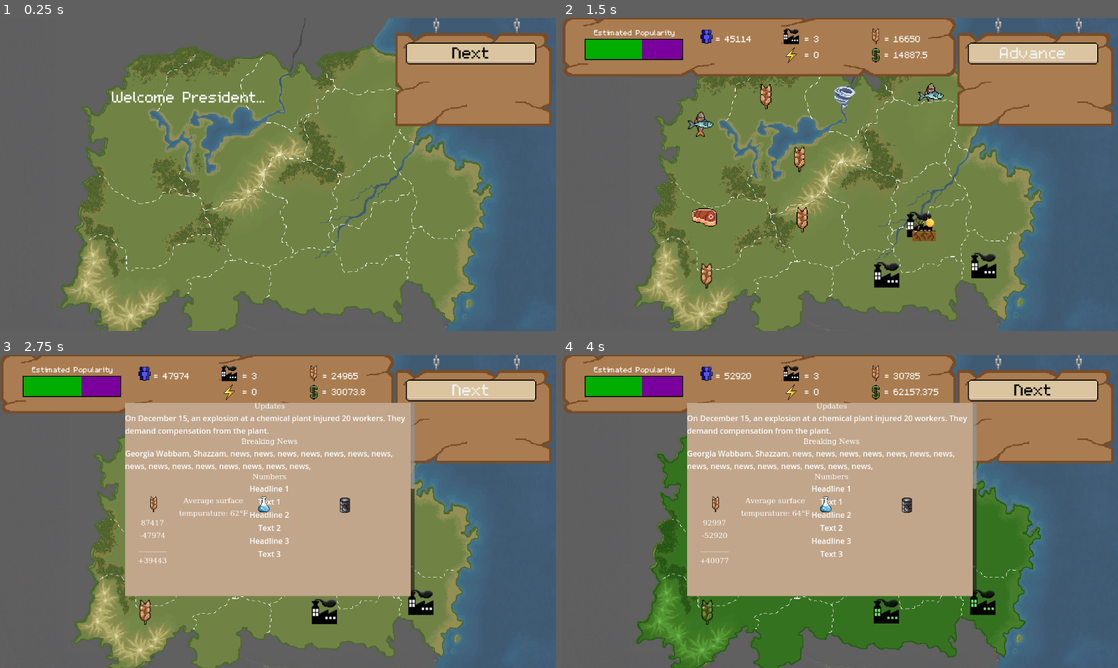
Above: before the commit, frames 1-4 (two rows, left to right).
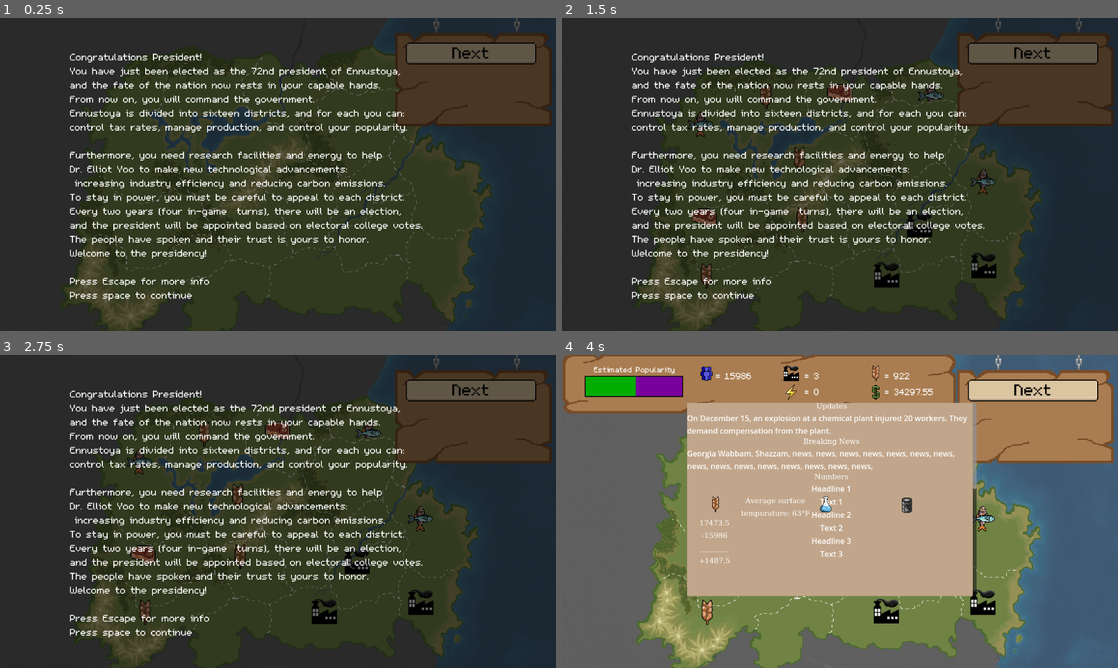
Above: after the commit, the same moments.

Repository: mccoogp/WeatherInc
Game: Godot game, scene res://world.tscn
The game is run twice, just before and just after one commit, with the same random seed, the same clock (stepped at 60 frames per second) and the same inputs. The engine's default icon, where the game draws it, is replaced by a stand-in: a white triangle on a blue panel in a dark square.
Inputs (mouse positions are in pixels of both pictures, inside the frame that each line leads up to):
- Up to frame 1 (0.25 s): no input
- Up to frame 2 (1.5 s): click "Next" at 0.5 s; click "Next" at 1.25 s
- Up to frame 3 (2.75 s): click "Advance" (after the commit: "Next") at 2 s
- Up to frame 4 (4 s): tap Enter at 2.75, 3.6 s; move the mouse to (962, 495) at 2.77 s; hold Right 2.78-3.53 s; hold X 2.78-3.53 s; click (962, 495) at 2.92 s; tap Space at 3.02, 3.5, 3.77 s; move the mouse to (728, 527) at 3.52 s; hold Down from 3.53 s (still down)

The runs differ from the first frame. In frame 1, 100% of the frame differs, in the area x 0-100%, y 0-100%; in frame 2, 99%; in frame 3, 99%; in frame 4, 16%.

Commit message:
adding lose screen

Diff:
--- a/world.gd
+++ b/world.gd
@@ -15,7 +15,8 @@
 
 var phase = 3
 var food = 0
-var money = 0
+var money = 20000
+
 var temp = 60
 var year = 1
 var factories = 0
@@ -46,6 +47,9 @@
 
 var previousvis = [false, false, false]
 var frame = 0
+
+var lostcount = 0
+var lost = false
 
 func _on_resume_game():
 	print("recived emit")
@@ -87,11 +91,13 @@
 			var color = Color(0.2, 0.8, 0.2)
 			var tween = create_tween()
 			tween.tween_property(districts[district], "modulate", color, 0.3)
+			totalvotes += districts[district].votes
 		else:
 			var color = Color(0.5, 0.2, 0.6)
 			var tween = create_tween()
 			tween.tween_property(districts[district], "modulate", color, 0.3)
-		totalvotes += districts[district].votes
+
+
 	return totalvotes
 
 
@@ -595,203 +601,220 @@
 
 
 
-
-	if $CanvasLayer/News.clicked == true or spaceclicked == true:
-		spaceclicked = false
-		$CanvasLayer/News.clicked = false
-		phase += 1
-		if phase == 2:
-			$CanvasLayer/News.hide = true
-			if year % 4 == 0:
-				$CanvasLayer/News.text = "Election"
-			else:
+	if lost == false:
+		if $CanvasLayer/News.clicked == true or spaceclicked == true:
+			spaceclicked = false
+			$CanvasLayer/News.clicked = false
+			phase += 1
+			if phase == 2:
+				$CanvasLayer/News.hide = true
+				if year % 4 == 0:
+					$CanvasLayer/News.text = "Election"
+				else:
+					$CanvasLayer/News.text = "Advance"
+				if activateresearch:
+					$CanvasLayer/News/SkillTreeToggle.visible = true
+
+			if phase == 3:
+				cameracenter =  defaultcenter
+				camerazoom = defaultzoom
+				zoom = -1
+				if year % 4 == 0:
+					var results = ElectResults(5)
+					print(results)
+					if results < 270:
+						print("lose")
+						lost = true
+
+
+
+				else:
+					phase += 1
 				$CanvasLayer/News.text = "Advance"
-			if activateresearch:
-				$CanvasLayer/News/SkillTreeToggle.visible = true
-
-		if phase == 3:
-			cameracenter =  defaultcenter
-			camerazoom = defaultzoom
-			zoom = -1
-			if year % 4 == 0:
-				print(ElectResults(5))
-
-
-			else:
-				phase += 1
-			$CanvasLayer/News.text = "Advance"
-		if phase == 4:
-			ResetColor()
-			var skill_tree_script = get_node('CanvasLayer/News/SkillTree')
-			food_modifier = 1.0 + skill_tree_script.levels[0] * 0.1
-			env_modifier = skill_tree_script.levels[2] * 0.1
-			ind_modifier = 1.0 + skill_tree_script.levels[1] * 0.1
-			tech_modifier = 1.0 + skill_tree_script.levels[3] * 0.1
-
-			year += 1
-			factories = 0
-			totalpop = 0
-			foodprod = 0
-
-			#disasters
-			for district in 16:
-				var thing = disaster(temp)
-				if thing == "none":
-					districts[district].disaster = []
-				elif thing == "tornado":
-					districts[district].disaster = ["tornado"]
-					districts[district].product = []
-					districts[district].population *= 0.75
-
-				elif thing == "drought":
-					if districts[district].water:
-						pass
-					else:
-						districts[district].disaster = ["drought"]
-						if "meat" in districts[district].product:
+			if phase == 4:
+				ResetColor()
+				var skill_tree_script = get_node('CanvasLayer/News/SkillTree')
+				food_modifier = 1.0 + skill_tree_script.levels[0] * 0.1
+				env_modifier = skill_tree_script.levels[2] * 0.1
+				ind_modifier = 1.0 + skill_tree_script.levels[1] * 0.1
+				tech_modifier = 1.0 + skill_tree_script.levels[3] * 0.1
+
+				year += 1
+				factories = 0
+				totalpop = 0
+				foodprod = 0
+
+				#disasters
+				for district in 16:
+					var thing = disaster(temp)
+					if thing == "none":
+						districts[district].disaster = []
+					elif thing == "tornado":
+						districts[district].disaster = ["tornado"]
+						districts[district].product = []
+						districts[district].population *= 0.75
+
+					elif thing == "drought":
+						if districts[district].water:
+							pass
+						else:
+							districts[district].disaster = ["drought"]
+							if "meat" in districts[district].product:
+								districts[district].product = []
+								districts[district].population *= 0.75
+							elif "grain" in districts[district].product:
+								districts[district].product = []
+								districts[district].population *= 0.75
+							else:
+								districts[district].population *= 0.75
+
+					elif thing == "rain":
+						if not districts[district].water:
+							pass
+						else:
+							districts[district].disaster = ["rain"]
 							districts[district].product = []
 							districts[district].population *= 0.75
-						elif "grain" in districts[district].product:
+
+					elif thing == "fire":
+						districts[district].disaster = ["fire"]
+						if districts[district].water:
+							districts[district].population *= 0.90
+						else:
 							districts[district].product = []
 							districts[district].population *= 0.75
+
+					elif thing == "volcano":
+						districts[district].disaster = ["volcano"]
+						districts[district].population *= 0.90
+						var moving = districts[district].population * randf_range(20,60)/100
+						var movement = int(moving / 5)
+						for dist in adjacents[district]:
+							districts[dist].population += movement
+							districts[district].population -= movement
+
+					elif thing == "disease":
+						districts[district].disaster = ["disease"]
+						if "meat" in districts[district].product:
+								districts[district].product = []
+								districts[district].population *= 0.65
 						else:
 							districts[district].population *= 0.75
 
-				elif thing == "rain":
-					if not districts[district].water:
-						pass
-					else:
-						districts[district].disaster = ["rain"]
-						districts[district].product = []
-						districts[district].population *= 0.75
-
-				elif thing == "fire":
-					districts[district].disaster = ["fire"]
-					if districts[district].water:
-						districts[district].population *= 0.90
-					else:
-						districts[district].product = []
-						districts[district].population *= 0.75
-
-				elif thing == "volcano":
-					districts[district].disaster = ["volcano"]
-					districts[district].population *= 0.90
-					var moving = districts[district].population * randf_range(20,60)/100
-					var movement = int(moving / 5)
+
+
+				#taxes
+				for district in 16:
+					if districts[district].newtax > 100:
+						districts[district].newtax = 100
+					if districts[district].tax < districts[district].newtax:
+						for a in range(int((districts[district].newtax-districts[district].tax)/0.5)):
+							popularity_down(districts[district])
+					if districts[district].tax > districts[district].newtax:
+						for a in range(int((districts[district].tax-districts[district].newtax)/0.5)):
+							popularity_up(districts[district])
+					districts[district].tax = districts[district].newtax
+
+				#production
+				for district in 16:
+					if "oil" in districts[district].product:
+						energyprod +=  districts[district].population * districts[district].setup * ind_modifier * 0.1
+						money += energyprod * districts[district].tax
+						districts[district].setup = 1
+
+				for district in 16:
+					totalpop += districts[district].population
+					if "grain" in districts[district].product:
+						var district_foodprod = 1.5 * districts[district].population * food_modifier
+						foodprod += district_foodprod
+						money += district_foodprod * districts[district].tax * 0.1
+
+					if "meat" in districts[district].product or "fish" in districts[district].product:
+						var district_foodprod = 3  * districts[district].population * districts[district].setup
+						foodprod += district_foodprod
+						money += district_foodprod * districts[district].tax * 0.1
+						districts[district].setup = 1
+
+					if "factory" in districts[district].product:
+						factories += 1
+						activatefact = true
+						districts[district].setup = 1
+						money += districts[district].population * districts[district].tax * 0.5
+
+					if "research" in districts[district].product:
+						districts[district].setup = 1
+						research += 1
+						money += districts[district].population * districts[district].tax * 0.25
+						activateresearch = true
+
+
+				food += foodprod
+				if food >= totalpop * 1.2:
+					food -= totalpop * 1.2
+					for district in 16:
+						districts[district].population *= randf_range(100,110)/100
+						districts[district].popularity += (100-districts[district].popularity)* randf_range(0,1)/10
+				elif food >= totalpop:
+					food -= totalpop
+				else:
+					for district in 16:
+						districts[district].population *= food/totalpop
+						districts[district].popularity *=  randf_range(food/totalpop,1)
+					food = 0
+				food /= 2
+				food = floor(food)
+
+				$CanvasLayer/News/SkillTreeToggle.visible = false
+				totalpop = 0
+				for district in 16:
 					for dist in adjacents[district]:
-						districts[dist].population += movement
-						districts[district].population -= movement
-
-				elif thing == "disease":
-					districts[district].disaster = ["disease"]
-					if "meat" in districts[district].product:
-							districts[district].product = []
-							districts[district].population *= 0.65
-					else:
-						districts[district].population *= 0.75
-
-
-
-			#taxes
-			for district in 16:
-				if districts[district].newtax > 100:
-					districts[district].newtax = 100
-				if districts[district].tax < districts[district].newtax:
-					for a in range(int((districts[district].newtax-districts[district].tax)/0.5)):
-						popularity_down(districts[district])
-				if districts[district].tax > districts[district].newtax:
-					for a in range(int((districts[district].tax-districts[district].newtax)/0.5)):
-						popularity_up(districts[district])
-				districts[district].tax = districts[district].newtax
-
-			#production
-			for district in 16:
-				if "oil" in districts[district].product:
-					energyprod +=  districts[district].population * districts[district].setup * ind_modifier * 0.1
-					money += energyprod * districts[district].tax
-					districts[district].setup = 1
-
-			for district in 16:
-				totalpop += districts[district].population
-				if "grain" in districts[district].product:
-					var district_foodprod = 1.5 * districts[district].population * food_modifier
-					foodprod += district_foodprod
-					money += district_foodprod * districts[district].tax * 0.1
-
-				if "meat" in districts[district].product or "fish" in districts[district].product:
-					var district_foodprod = 3  * districts[district].population * districts[district].setup
-					foodprod += district_foodprod
-					money += district_foodprod * districts[district].tax * 0.1
-					districts[district].setup = 1
-
-				if "factory" in districts[district].product:
-					factories += 1
-					activatefact = true
-					districts[district].setup = 1
-					money += districts[district].population * districts[district].tax * 0.5
-
-				if "research" in districts[district].product:
-					districts[district].setup = 1
-					research += 1
-					money += districts[district].population * districts[district].tax * 0.25
-					activateresearch = true
-
-
-			food += foodprod
-			if food >= totalpop * 1.2:
-				food -= totalpop * 1.2
+						var moving = districts[district].population * randf_range(0,5)/100
+						districts[dist].population += moving
+						districts[district].population -= moving
 				for district in 16:
-					districts[district].population *= randf_range(100,110)/100
-					districts[district].popularity += (100-districts[district].popularity)* randf_range(0,1)/10
-			elif food >= totalpop:
-				food -= totalpop
-			else:
-				for district in 16:
-					districts[district].population *= food/totalpop
-					districts[district].popularity *=  randf_range(food/totalpop,1)
-				food = 0
-			food /= 2
-			food = floor(food)
-
-			$CanvasLayer/News/SkillTreeToggle.visible = false
-			totalpop = 0
-			for district in 16:
-				for dist in adjacents[district]:
-					var moving = districts[district].population * randf_range(0,5)/100
-					districts[dist].population += moving
-					districts[district].population -= moving
-			for district in 16:
-				districts[district].population = float(int(districts[district].population))
-				totalpop += districts[district].population
-			$TopBar/Variables3.text = "  = " + str(totalpop)
-
-			var estimate = GenPopularity(10)
-			$"Popularity bar/ColorRect".size.x = estimate
-			$"Popularity bar/ColorRect2".size.x = 100 - estimate
-			$"Popularity bar/ColorRect2".position.x = 49 + 2*estimate
-
-
-			$TopBar/Variables.visible = true
-			$TopBar/TopMenu.visible = true
-			$TopBar/Variables.visible = true
-			$TopBar/Variables2.visible = true
-			$TopBar/Variables3.visible = true
-			#$Label4.visible = true
-			$"Popularity bar".visible = true
-			$Start.visible = false
-			$CanvasLayer/News.hide = false
-			$CanvasLayer/News.text = "Next"
-			temp += 1
-			phase = 1
-			$TopBar/Variables3/Research
-			if activateresearch:
-				$TopBar/Variables3/Research.visible = true
-				$TopBar/Variables3.text = "  = " + str(totalpop) + "\n  = " + str(research)
-
-			#news stuff
-			$CanvasLayer/News/ScrollContainer/TextureRect/VBoxContainer/Production_title/Temp.text = "Average surface\ntempurature: " + str(temp) + "°F"
-			if foodprod >= totalpop:
-				$CanvasLayer/News/ScrollContainer/TextureRect/VBoxContainer/Production_title/Food_calc.text = str(foodprod) + "\n-" + str(totalpop) + "\n________\n+" + str(foodprod - totalpop)
-			else:
-				$CanvasLayer/News/ScrollContainer/TextureRect/VBoxContainer/Production_title/Food_calc.text = str(foodprod) + "\n-" + str(totalpop) + "\n________\n-" + str(foodprod - totalpop)
-			$CanvasLayer/News.show()
+					districts[district].population = float(int(districts[district].population))
+					totalpop += districts[district].population
+				$TopBar/Variables3.text = "  = " + str(totalpop)
+
+				var estimate = GenPopularity(10)
+				$"Popularity bar/ColorRect".size.x = estimate
+				$"Popularity bar/ColorRect2".size.x = 100 - estimate
+				$"Popularity bar/ColorRect2".position.x = 49 + 2*estimate
+
+
+				$TopBar/Variables.visible = true
+				$TopBar/TopMenu.visible = true
+				$TopBar/Variables.visible = true
+				$TopBar/Variables2.visible = true
+				$TopBar/Variables3.visible = true
+				#$Label4.visible = true
+				$"Popularity bar".visible = true
+				$Start.visible = false
+				$CanvasLayer/News.hide = false
+				$CanvasLayer/News.text = "Next"
+				temp += 1
+				phase = 1
+				$TopBar/Variables3/Research
+				if activateresearch:
+					$TopBar/Variables3/Research.visible = true
+					$TopBar/Variables3.text = "  = " + str(totalpop) + "\n  = " + str(research)
+
+				#news stuff
+				$CanvasLayer/News/ScrollContainer/TextureRect/VBoxContainer/Production_title/Temp.text = "Average surface\ntempurature: " + str(temp) + "°F"
+				if foodprod >= totalpop:
+					$CanvasLayer/News/ScrollContainer/TextureRect/VBoxContainer/Production_title/Food_calc.text = str(foodprod) + "\n-" + str(totalpop) + "\n________\n+" + str(foodprod - totalpop)
+				else:
+					$CanvasLayer/News/ScrollContainer/TextureRect/VBoxContainer/Production_title/Food_calc.text = str(foodprod) + "\n-" + str(totalpop) + "\n________\n-" + str(foodprod - totalpop)
+				$CanvasLayer/News.show()
+	else:
+		$TopBar.visible = false
+		$"Popularity bar".visible = false
+		$CanvasLayer.visible = false
+		$LoseMenu.visible = true
+		lostcount += 1
+		if lostcount > 100:
+			print("lost it")
+			while $ColorRect.color[3] < 0.3:
+				await get_tree().create_timer(0.1).timeout
+				$ColorRect.color[3] += 0.001
+			get_tree().paused = true
--- a/world.tscn
+++ b/world.tscn
@@ -94,7 +94,15 @@
 
 [sub_resource type="LabelSettings" id="LabelSettings_3u6n6"]
 font = ExtResource("16_6dtuk")
-font_size = 50
+font_size = 32
+
+[sub_resource type="LabelSettings" id="LabelSettings_7y7o5"]
+font = ExtResource("16_6dtuk")
+font_size = 52
+
+[sub_resource type="LabelSettings" id="LabelSettings_v6b3y"]
+font = ExtResource("16_6dtuk")
+font_size = 34
 
 [node name="world" type="Node2D" node_paths=PackedStringArray("districts")]
 scale = Vector2(0.84, 0.84)
@@ -117,7 +125,6 @@
 position = Vector2(20.2381, 92.8571)
 scale = Vector2(67, 67)
 water = true
-population = 20000
 product = ["fish"]
 center = Vector2(60, 150)
 zoom = 1.75
@@ -129,7 +136,6 @@
 scale = Vector2(67, 67)
 DistrictNumber = 2
 water = true
-population = 10000
 product = ["grain"]
 center = Vector2(200, 50)
 zoom = 3.0
@@ -140,7 +146,7 @@
 position = Vector2(398.809, 9.52381)
 scale = Vector2(67, 67)
 DistrictNumber = 3
-product = ["research"]
+product = ["meat"]
 center = Vector2(410, 50)
 zoom = 3.5
 image = ExtResource("6_fi25x")
@@ -219,6 +225,7 @@
 position = Vector2(790.476, 248.81)
 scale = Vector2(67, 67)
 water = true
+product = ["fish"]
 center = Vector2(820, 300)
 zoom = 2.5
 image = ExtResource("14_5hcpw")
@@ -278,6 +285,7 @@
 texture = ExtResource("26_3urtx")
 
 [node name="LeftMenu" type="Sprite2D" parent="TopBar" node_paths=PackedStringArray("extend")]
+visible = false
 texture_filter = 1
 position = Vector2(145, 295)
 scale = Vector2(1.34, 1.34)
@@ -676,13 +684,38 @@
 
 [node name="Start" type="CanvasLayer" parent="."]
 
+[node name="ColorRect" type="ColorRect" parent="Start"]
+offset_left = 7786.0
+offset_top = -3299.0
+offset_right = 7826.0
+offset_bottom = -3259.0
+scale = Vector2(-2069.85, 4073.76)
+color = Color(0, 0, 0, 0.560784)
+
 [node name="Label" type="Label" parent="Start"]
-offset_left = 232.0
-offset_top = 141.0
-offset_right = 485.0
-offset_bottom = 176.0
+offset_left = 145.0
+offset_top = 66.0
+offset_right = 3480.0
+offset_bottom = 693.0
 theme_override_font_sizes/font_size = 25
-text = "Welcome President..."
+text = "Congratulations President!
+You have just been elected as the 72nd president of Ennustoya,
+and the fate of the nation now rests in your capable hands.
+From now on, you will command the government.
+Ennustoya is divided into sixteen districts, and for each you can:
+control tax rates, manage production, and control your popularity.
+
+Furthermore, you need research facilities and energy to help
+Dr. Elliot Yoo to make new technological advancements:
+ increasing industry efficiency and reducing carbon emissions.
+To stay in power, you must be careful to appeal to each district.
+Every two years (four in-game  turns), there will be an election,
+and the president will be appointed based on electoral college votes.
+The people have spoken and their trust is yours to honor.
+Welcome to the presidency!
+
+Press Escape for more info
+Press space to continue"
 label_settings = SubResource("LabelSettings_3u6n6")
 
 [node name="Pause" parent="." instance=ExtResource("25_irgum")]
@@ -694,5 +727,34 @@
 pitch_scale = 0.66
 autoplay = true
 
+[node name="LoseMenu" type="CanvasLayer" parent="."]
+visible = false
+
+[node name="Label" type="Label" parent="LoseMenu"]
+offset_left = 134.0
+offset_top = 54.0
+offset_right = 5577.0
+offset_bottom = 110.0
+text = "YOU LOSE"
+label_settings = SubResource("LabelSettings_7y7o5")
+
+[node name="Label2" type="Label" parent="LoseMenu"]
+offset_left = 74.0
+offset_top = 98.0
+offset_right = 2018.0
+offset_bottom = 219.0
+text = "The results are in, and while your campaign resonated with some,
+you have failed to be re-elected.
+Although your presidency has ended, your leadership has not gone unnoticed.
+he people of Ennustoya will not forget your name: Connor."
+label_settings = SubResource("LabelSettings_v6b3y")
+
+[node name="ColorRect" type="ColorRect" parent="."]
+offset_left = -1412.0
+offset_top = -1179.0
+offset_right = 2228.0
+offset_bottom = 1579.0
+color = Color(1, 0, 0, 0)
+
 [editable path="CanvasLayer/News"]
 [editable path="CanvasLayer/News/SkillTree"]
Not shown: 1 places in world.tscn that only renumber resources
